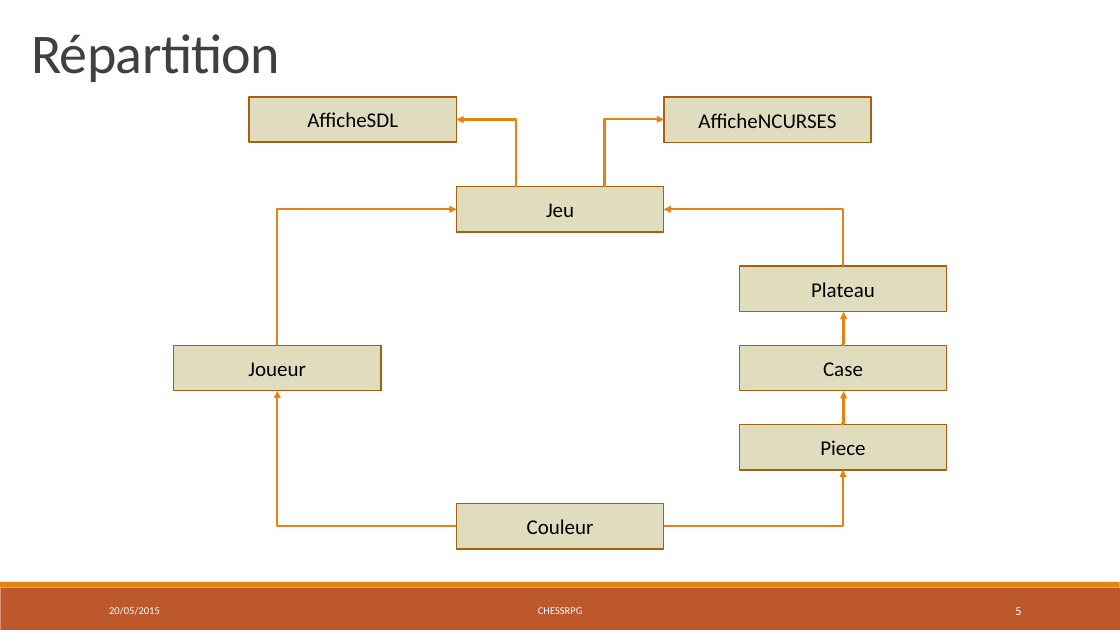
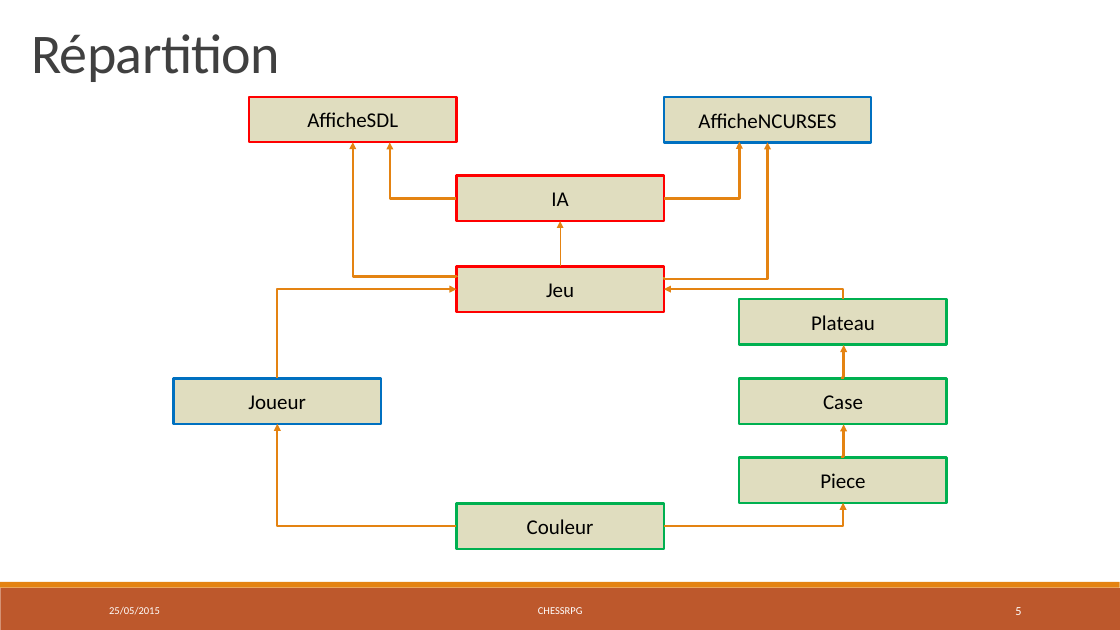
Before and after one commit to chessRPG/master, a slide deck: slide 5 of ChessRPG-présentation.pptx. Drawn at 1120x630 pixels with LibreOffice and Linux fonts; fonts in the diff are those of the drawing. Boxes give left, top, right and bottom in pixels: in the first picture for what was removed or moved away, otherwise in the second. Text is boxed around its words. In the diff, an @@ line names an element or a change of style, - is before the commit and + after.

```diff
--- a/ChessRPG-présentation.pptx
+++ b/ChessRPG-présentation.pptx
@@ rectangle "AfficheSDL" at <box>250,97,457,142</box>: outline #A9610D 1.25 pt to #FF0000 2 pt @@
@@ rectangle "AfficheNCURSES" at <box>664,97,871,142</box>: outline #A9610D 1.25 pt to #0070C0 2 pt @@
@@ elbow arrow added from (456, 277) to (353, 142), #E48312 2 pt @@
@@ elbow arrow moved from (516, 187) - (456, 119) to (456, 198) - (390, 143) @@
@@ elbow arrow moved from (605, 187) - (664, 120) to (664, 198) - (739, 142) @@
@@ elbow arrow added from (664, 277) to (768, 143), #E48312 2 pt @@
@@ rectangle added at <box>456,176,664,221</box>, fill #C2BC80 at 50% opacity, outline #FF0000 2 pt, 18 pt, text #000000 @@
+IA
@@ arrow added from (560, 266) to (560, 221), #E48312 1 pt @@
@@ rectangle "Jeu" at <box>456,266,664,312</box>: outline #A9610D 1.25 pt to #FF0000 2 pt @@
@@ rectangle "Jeu": place and size @@
-rectangle "Jeu" at <box>456,187,664,232</box>
+rectangle "Jeu" at <box>456,266,664,312</box>
@@ elbow arrow moved from (277, 345) - (456, 209) to (277, 378) - (456, 289) @@
@@ elbow arrow moved from (844, 266) - (664, 209) to (844, 299) - (664, 289) @@
@@ 4 rectangles, 1 elbow arrow: place and size @@
-4 rectangles, 1 elbow arrow at <box>174,266,947,470</box>
+4 rectangles, 1 elbow arrow at <box>174,299,947,503</box>
@@ rectangle "Joueur" at <box>174,378,381,423</box>: outline #A9610D 1.25 pt to #0070C0 2 pt @@
@@ elbow arrow moved from (456, 526) - (277, 391) to (456, 526) - (277, 423) @@
@@ elbow arrow moved from (843, 425) - (844, 392) to (843, 458) - (844, 424) @@
@@ outline #A9610D 1.25 pt to #00B050 2 pt in 4 elements at <box>456,503,664,549</box>, <box>739,378,947,423</box>, <box>739,299,947,344</box>, <box>739,458,947,503</box> @@
@@ elbow arrow moved from (664, 526) - (844, 470) to (664, 526) - (844, 503) @@
```
Also in this commit, not shown: 12 other slides changed, 2 slides added, 1 slide removed, 1 other file.
